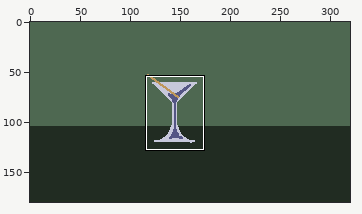
Two states of a pixel-art file, Sprites/glass.aseprite. The picture above shows the old version from afar; the outline marks the close-up.
Close-up. Before the commit:
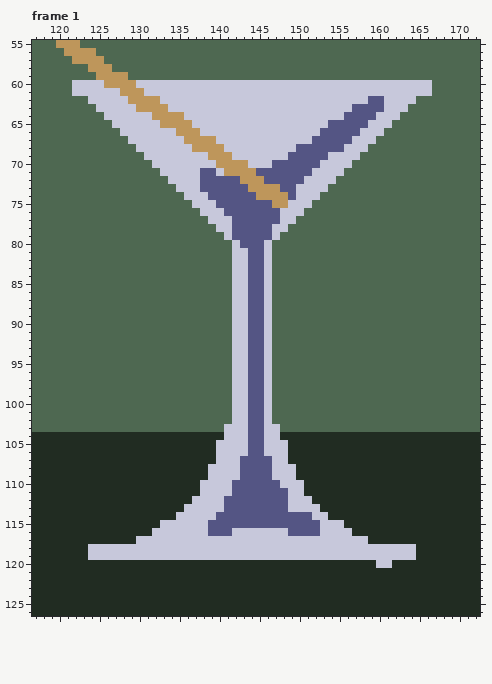
320x180 pixels, 2 frames. Shown: frame 1: x 117..172, y 55..126. The commit also changed other frames or places, which this record leaves out.
And afterwards:
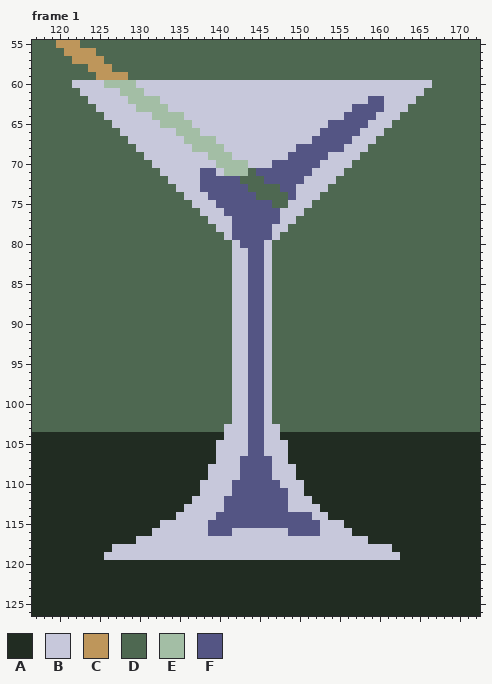
Palette (. is transparent): A #212c22  B #c7c8db  C #be965b  D #4e6851  E #a3bea5  F #545584
Changes in this commit:
Frame 1, layers "Layer 4", "Layer 3":
y 60: x 126..129 CCCC -> EEEE
y 61: x 122 B -> D; x 128..130 CCC -> EEE; x 166 B -> D
y 62: x 129..132 CCCC -> EEEE
y 63: x 130..133 CCCC -> EEEE
y 64: x 132..135 CCCC -> EEEE
y 65: x 133..136 CCCC -> EEEE
y 66: x 135..137 CCC -> EEE
y 67: x 136..139 CCCC -> EEEE
y 68: x 137..140 CCCC -> EEEE
y 69: x 139..141 CCC -> EEE
y 70: x 140..143 CCCC -> EEEE
y 71: x 141..144 CCCC -> EEED
y 72: x 143..145 CCC -> DDD
y 73: x 144..147 CCCC -> DDDD
y 74: x 145..148 CCCC -> DDDD
y 75: x 147..148 CC -> DD
y 118: x 124..126 BBB -> AAA; x 162..164 BBB -> AAA
y 119: x 124..125 BB -> AA; x 163..164 BB -> AA
y 120: x 160..161 BB -> AA
Pixel boxes of the changes (left, top, right, bottom) in both close-ups:
changed: (104, 80, 288, 208)
changed: (72, 88, 80, 96)
changed: (424, 88, 432, 96)
changed: (88, 544, 112, 560)
changed: (376, 544, 416, 568)
